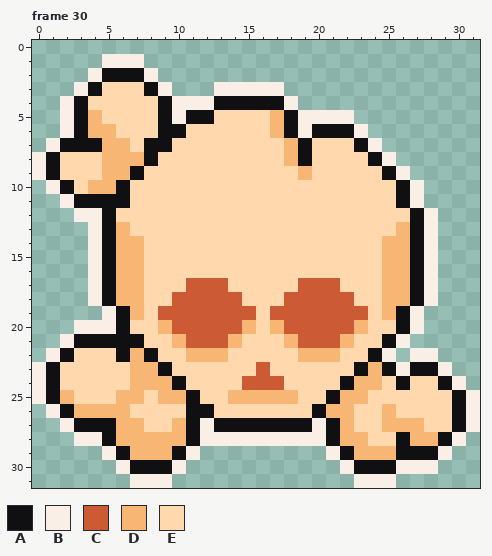
One commit to this pixel-art file: Assets/Combat/Status/Sprites/StatusIcons.aseprite. That is the earlier state.
32x32 pixels, 37 frames. Shown: frame 30. The commit also changed other frames, which this record leaves out.
Visible layers, top first: "Layer 2", "Layer 1", "Layer 3".
Palette (. is transparent): A #101012  B #faefe6  C #cc5b35  D #f7b674  E #ffd9ad
Pixels before, frame 30, first column x 0:
 1 .....BBB........................
 2 ....BAAAB.......................
 3 ...BAEEEAB...BBBBB..............
 4 ..BAEEEEEABBBAAAAAB.............
 5 ..BADEEEEABAAEEEEDABBBB.........
 6 ..BADDEEEAAEEEEEEDABAAAB........
 7 .BAAADDEAAEEEEEEEEDAEEEAB.......
 8 BAEEEDDDAEEEEEEEEEDAEEEEAB......
 9 BAEEEDDAEEEEEEEEEEEDEEEEEAB.....
10 .BAEDDAEEEEEEEEEEEEEEEEEEEAB....
11 ..BAAAAEEEEEEEEEEEEEEEEEEEAB....
12 ...BBAEEEEEEEEEEEEEEEEEEEEEAB...
13 ....BADEEEEEEEEEEEEEEEEEEEDAB...
14 ....BADDEEEEEEEEEEEEEEEEEDDAB...
15 ....BADDEEEEEEEEEEEEEEEEEDDAB...
16 ....BADDEEEEEEEEEEEEEEEEEDDAB...
17 ....BADDEEECCCEEEEECCCEEEDDAB...
18 ....BADDEECCCCCEEECCCCCEEDDAB...
19 .....BADECCCCCCCECCCCCCCEDAB....
20 ...BBBAEEDCCCCCDEDCCCCCDEEAB....
21 ..BAAAAAEEDCCCDEEEDCCCDEEAB.....
22 .BAEEEADAEEDDDEEEEEDDDEEAB.BB...
23 BAEEEEEDDAEEEEEECEEEEEEADABAAB..
24 BAEEEEEDDDAEEEECCCEEEEADDEAEEAB.
25 BADEEEDDEDDAEEDDDDDEEADDEEEEEEAB
26 .BADDDDEEEEAAEEEEEEEADDEEDEEEEAB
27 ..BAAADDEEDABAAAAAAABADEEDDDEEAB
28 ...BBADDDDDABBBBBBBBBADDEEADDAB.
29 .....BADDDAB.........BADDDAAAB..
30 ......BAAAB...........BAAABBB...
31 .......BBB.............BBB......
After:
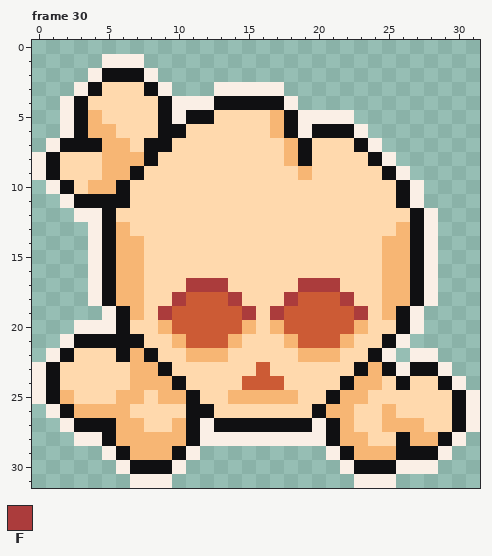
Colours new in this view: F #ab3c3c
Change:
Changed rows in their new state; - is an unchanged pixel.
Frame 30, layer "Layer 1":
first column x 9:
17 --FFF-----FFF--
18 -F---F---F---F-
19 F-----F-F-----F
Changed places in both pictures, as pixel boxes (x1, y1, x2, y2):
changed: (158, 278, 368, 320)
